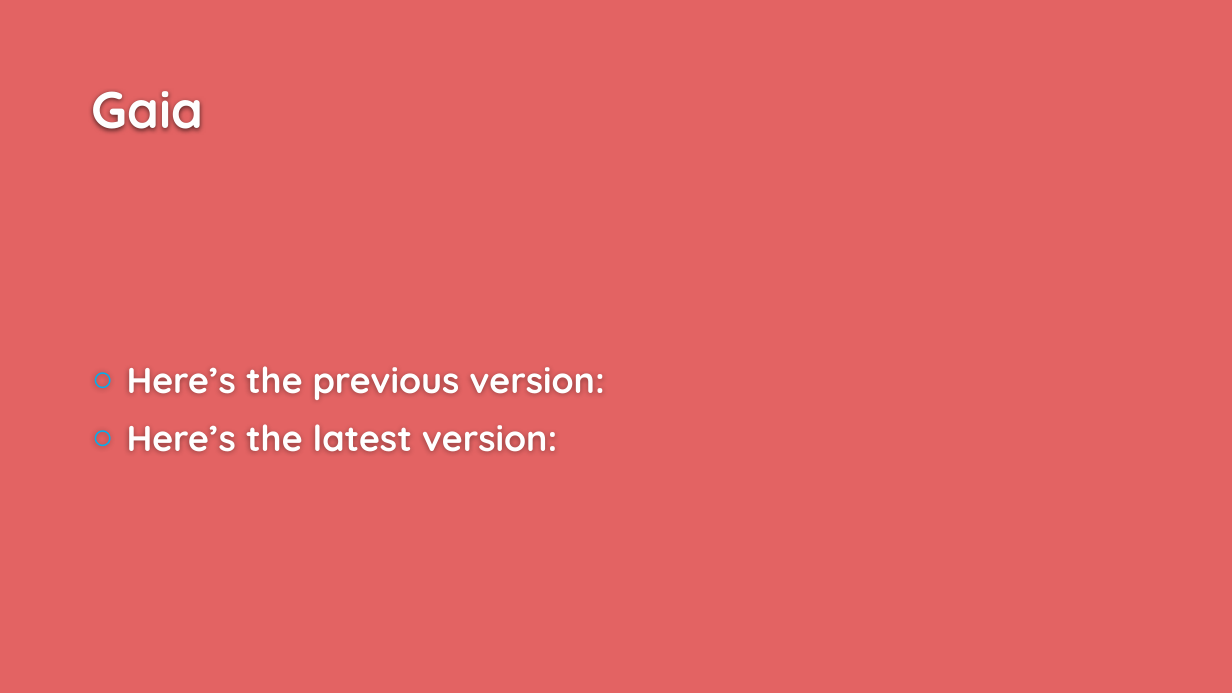
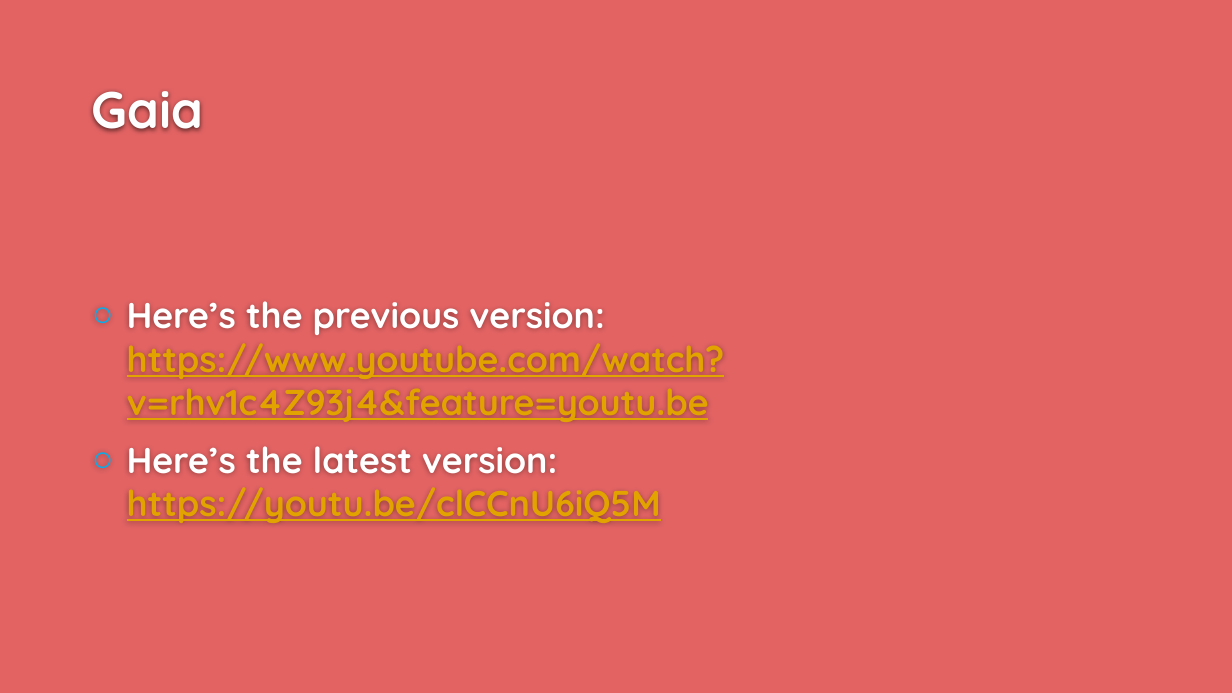
Before and after one commit to UoSGroupProjects1819/game-project-group-2, a slide deck: slide 5 of Presentations/presentation_02.pptx (slide 3 before the commit). Drawn at 1232x693 pixels with LibreOffice and Linux fonts; fonts in the diff are those of the drawing; background and template pictures are left out. Boxes give left, top, right and bottom in pixels: in the first picture for what was removed or moved away, otherwise in the second. Text is boxed around its words. In the diff, an @@ line names an element or a change of style, - is before the commit and + after.

```diff
--- a/Presentations/presentation_02.pptx
+++ b/Presentations/presentation_02.pptx
@@ text at box(127, 301, 725, 523): text changed; text colour #FFFFFF to #E2A200 @@
-○ Here’s the previous version:
-○ Here’s the latest version:
+○ Here’s the previous version: https://www.youtube.com/watch?v=rhv1c4Z93j4&feature=youtu.be
+○ Here’s the latest version: https://youtu.be/clCCnU6iQ5M
```
Also in this commit, not shown: 3 other slides changed, 3 slides added, 1 slide removed, 2 other files.
